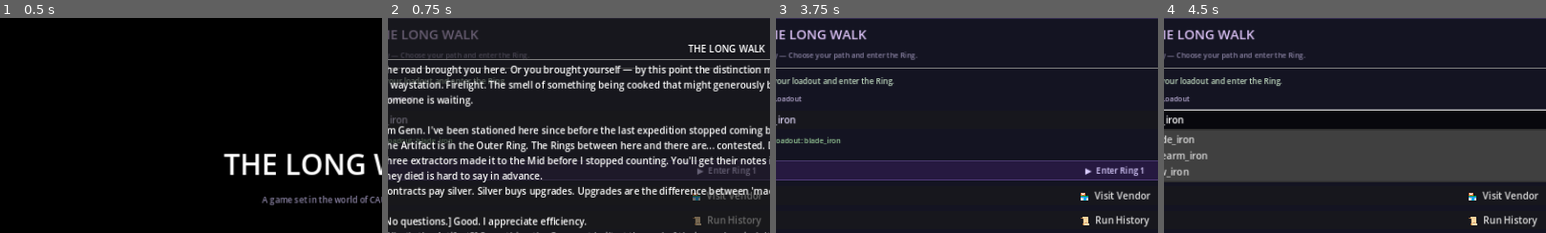
Above: before the commit, frames 1-4 (left to right).
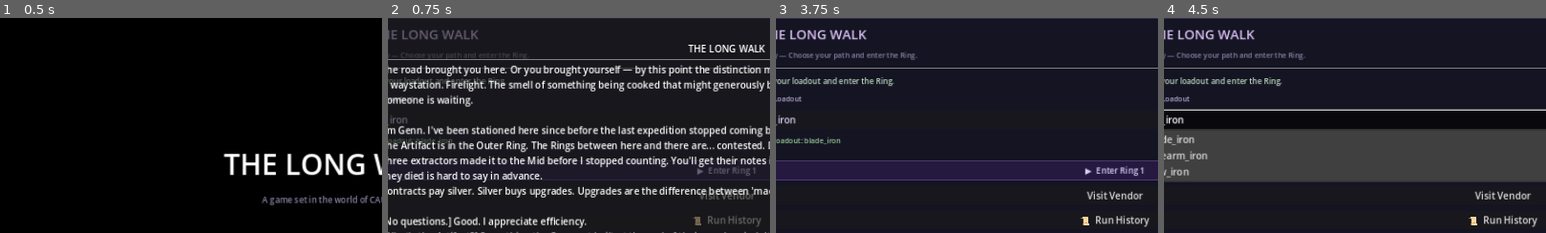
Above: after the commit, the same moments.

Repository: cbradshaw11/game-concept
Game: Godot game, scene res://scenes/main.tscn
Two runs of this game, one before a commit and one after it. Both use one fixed random seed, a clock stepped at 60 frames per second and the inputs below.
Inputs:
- Up to frame 1 (0.5 s): no input
- Up to frame 2 (0.75 s): click "Begin" at 0.5 s
- Up to frame 3 (3.75 s): click "🏪 Visit Vendor" (after the commit: "Visit Vendor") at 1.25 s; click "▶ Enter Ring 1" at 2 s; click "▶ Enter Ring 1" at 2.75 s; click "Continue →" at 3.5 s
- Up to frame 4 (4.5 s): click "blade_iron" at 4.25 s
The pictures show only the part of the screen within x 6-56%, y 0-50%; the shares and areas given below are measured in that part.

Frame 1 is identical in both runs. In frame 2, 0.3% of the frame differs, in the area x 79-98%, y 80-85%; in frame 3, 0.5%; in frame 4, 0.5%.

Commit message:
feat: M22 upgrade shop polish — economy balance, flavorful descriptions, category grouping, purchase feedback
- Rewrite vendor_upgrades.json: evocative names (Iron Constitution, Honed Edge,
  Runner's Wrap, Steady Nerve), one-sentence flavorful descriptions, Genn lore_notes,
  category field (combat/survival/mobility)
- Economy rebalance: minor upgrades at 65 silver, majors at 120-130.
  Inner ring (72 yield) affords 1 minor; mid (144) affords 1 major or 2 minor;
  outer (265) affords 2 majors. Every purchase is a real decision.
- Vendor UI grouped by category with visual headers
- Purchased upgrades show "Owned (MAX)" or "Owned Lv X" with dimmed/green styling
- Genn reacts to purchases with 2.5s auto-dismissing toast (non-blocking)
- 3 test files, 42 assertions, all green

Co-Authored-By: Claude Opus 4.6 (1M context) <noreply@anthropic.com>

Diff:
--- a/game/data/vendor_upgrades.json
+++ b/game/data/vendor_upgrades.json
@@ -2,36 +2,44 @@
   "vendor_upgrades": [
     {
       "id": "iron_will",
-      "name": "Iron Will",
-      "description": "+20 max HP",
-      "cost": 50,
+      "name": "Iron Constitution",
+      "description": "Reinforced chest binding. Absorbs 20 extra points of punishment per level.",
+      "lore_note": "Genn keeps these behind the counter. Not everyone earns one.",
+      "category": "survival",
+      "cost": 120,
       "max_level": 3,
       "stat": "max_hp",
       "bonus_per_level": 20
     },
     {
       "id": "swift_feet",
-      "name": "Swift Feet",
-      "description": "+10 max stamina",
-      "cost": 40,
+      "name": "Runner's Wrap",
+      "description": "Treated ankle bindings. Your lungs last 10 points longer when it matters.",
+      "lore_note": "More stamina means more dodges. More dodges means more living.",
+      "category": "mobility",
+      "cost": 65,
       "max_level": 3,
       "stat": "max_stamina",
       "bonus_per_level": 10
     },
     {
       "id": "sharp_edge",
-      "name": "Sharp Edge",
-      "description": "+15% attack damage",
-      "cost": 60,
+      "name": "Honed Edge",
+      "description": "Weighted grip tape. Your strikes carry 15% more force per level.",
+      "lore_note": "The last extractor who used this made it to the Outer twice.",
+      "category": "combat",
+      "cost": 130,
       "max_level": 3,
       "stat": "attack_damage_pct",
       "bonus_per_level": 15
     },
     {
       "id": "iron_poise",
-      "name": "Iron Poise",
-      "description": "+20 max poise",
-      "cost": 45,
+      "name": "Steady Nerve",
+      "description": "Dampening weave for your boots. Holds you upright when they try to break your stance.",
+      "lore_note": "Flinching gets people killed out there. This helps.",
+      "category": "survival",
+      "cost": 65,
       "max_level": 3,
       "stat": "max_poise",
       "bonus_per_level": 20
--- a/game/scripts/main.gd
+++ b/game/scripts/main.gd
@@ -160,6 +160,9 @@
 	if purchased:
 		_save_state()
 		flow_ui.refresh_vendor()
+		# M22 — Show Genn purchase reaction toast
+		var purchase_line := get_vendor_purchase_line()
+		flow_ui.show_vendor_purchase_toast(purchase_line)
 
 func _ensure_combat_arena() -> void:
 	if combat_arena != null:
--- /dev/null
+++ b/game/scripts/tests/m22/economy_balance_test.gd
@@ -0,0 +1,111 @@
+## M22 Test: Economy balance — verify silver yields vs upgrade prices
+## Inner ring yield >= cheapest upgrade; outer ring yield >= 2x most expensive
+extends SceneTree
+
+func _load_json(path: String) -> Variant:
+	if not FileAccess.file_exists(path):
+		return null
+	var raw := FileAccess.get_file_as_string(path)
+	return JSON.parse_string(raw)
+
+func _initialize() -> void:
+	var passed := 0
+	var failed := 0
+
+	var vdata: Variant = _load_json("res://data/vendor_upgrades.json")
+	var rdata: Variant = _load_json("res://data/rings.json")
+	var tdata: Variant = _load_json("res://data/encounter_templates.json")
+
+	if vdata == null or rdata == null or tdata == null:
+		printerr("FAIL: could not load required JSON files")
+		quit(1)
+		return
+
+	var upgrades: Array = vdata.get("vendor_upgrades", [])
+	var rings: Array = rdata.get("rings", [])
+	var templates: Array = tdata.get("templates", [])
+
+	# Find cheapest and most expensive upgrade prices
+	var cheapest := 999999
+	var most_expensive := 0
+	for upg in upgrades:
+		var cost := int(upg.get("cost", 0))
+		if cost < cheapest:
+			cheapest = cost
+		if cost > most_expensive:
+			most_expensive = cost
+
+	if cheapest > 0 and most_expensive > 0:
+		print("PASS: cheapest upgrade = %d, most expensive = %d" % [cheapest, most_expensive])
+		passed += 1
+	else:
+		printerr("FAIL: invalid upgrade prices (cheapest=%d, expensive=%d)" % [cheapest, most_expensive])
+		failed += 1
+
+	# Calculate minimum silver yield per ring (using smallest encounter template enemy count)
+	# Reward formula: base_loot = 12 * enemy_count * loot_multiplier per encounter
+	var ring_yields: Dictionary = {}  # ring_id -> minimum total silver for full clear
+	for ring in rings:
+		var ring_id := str(ring.get("id", ""))
+		if not bool(ring.get("combat_enabled", false)):
+			continue
+		var loot_mult := float(ring.get("loot_multiplier", 1.0))
+		var contract_target := int(ring.get("contract_target", 3))
+
+		# Find minimum enemy count for this ring's templates
+		var min_enemies := 99
+		for tmpl in templates:
+			if str(tmpl.get("ring", "")) == ring_id:
+				var enemy_count := int(tmpl.get("enemy_ids", []).size())
+				if enemy_count < min_enemies:
+					min_enemies = enemy_count
+		if min_enemies == 99:
+			min_enemies = 1  # fallback
+
+		var per_encounter := int(round(12 * min_enemies * loot_mult))
+		var total := per_encounter * contract_target
+		ring_yields[ring_id] = total
+		print("PASS: %s minimum yield = %d silver (%d encounters x %d per)" % [ring_id, total, contract_target, per_encounter])
+		passed += 1
+
+	# Inner ring yield >= cheapest upgrade
+	var inner_yield: int = int(ring_yields.get("inner", 0))
+	if inner_yield >= cheapest:
+		print("PASS: inner ring yield (%d) >= cheapest upgrade (%d)" % [inner_yield, cheapest])
+		passed += 1
+	else:
+		printerr("FAIL: inner ring yield (%d) < cheapest upgrade (%d)" % [inner_yield, cheapest])
+		failed += 1
+
+	# Mid ring yield >= most expensive (1 major OR 2 minor)
+	var mid_yield: int = int(ring_yields.get("mid", 0))
+	if mid_yield >= most_expensive:
+		print("PASS: mid ring yield (%d) >= most expensive upgrade (%d)" % [mid_yield, most_expensive])
+		passed += 1
+	else:
+		printerr("FAIL: mid ring yield (%d) < most expensive upgrade (%d)" % [mid_yield, most_expensive])
+		failed += 1
+
+	# Outer ring yield >= 2x most expensive
+	var outer_yield: int = int(ring_yields.get("outer", 0))
+	if outer_yield >= 2 * most_expensive:
+		print("PASS: outer ring yield (%d) >= 2x most expensive (%d)" % [outer_yield, 2 * most_expensive])
+		passed += 1
+	else:
+		printerr("FAIL: outer ring yield (%d) < 2x most expensive (%d)" % [outer_yield, 2 * most_expensive])
+		failed += 1
+
+	# Scarcity check: inner ring yield should NOT afford 2 major upgrades
+	if inner_yield < 2 * most_expensive:
+		print("PASS: inner ring yield (%d) < 2x expensive (%d) — scarcity maintained" % [inner_yield, 2 * most_expensive])
+		passed += 1
+	else:
+		printerr("FAIL: inner ring too generous (%d >= %d)" % [inner_yield, 2 * most_expensive])
+		failed += 1
+
+	if failed == 0:
+		print("PASS: M22 economy balance test (%d checks)" % passed)
+		quit(0)
+	else:
+		printerr("FAIL: M22 economy balance test (%d failed)" % failed)
+		quit(1)
--- /dev/null
+++ b/game/scripts/tests/m22/shop_ui_test.gd
@@ -0,0 +1,179 @@
+## M22 Test: Shop UI — purchased upgrades show "Owned", unpurchased show price
+## Tests vendor panel construction and refresh logic via data-driven simulation.
+extends SceneTree
+
+func _load_json(path: String) -> Variant:
+	if not FileAccess.file_exists(path):
+		return null
+	var raw := FileAccess.get_file_as_string(path)
+	return JSON.parse_string(raw)
+
+func _initialize() -> void:
+	var passed := 0
+	var failed := 0
+
+	var vdata: Variant = _load_json("res://data/vendor_upgrades.json")
+	if vdata == null or typeof(vdata) != TYPE_DICTIONARY:
+		printerr("FAIL: vendor_upgrades.json missing or invalid")
+		quit(1)
+		return
+
+	var upgrades: Array = vdata.get("vendor_upgrades", [])
+
+	# ── T6: Verify "Owned" display logic ──────────────────────────────────────
+	# Simulate the _refresh_vendor_ui logic with mock state
+
+	# Scenario 1: Unpurchased upgrade shows price
+	var upg_0: Dictionary = upgrades[0]
+	var cost_0 := int(upg_0.get("cost", 0))
+	var max_level_0 := int(upg_0.get("max_level", 1))
+	var current_level_0 := 0  # not purchased
+	var banked := 500
+
+	var is_maxed := current_level_0 >= max_level_0
+	var can_buy := not is_maxed and banked >= cost_0
+	var btn_text := ""
+	if is_maxed:
+		btn_text = "Owned (MAX)"
+	elif current_level_0 > 0:
+		btn_text = "Owned Lv %d — Upgrade (%d)" % [current_level_0, cost_0]
+	else:
+		btn_text = "Buy (%d)" % cost_0
+
+	if btn_text.begins_with("Buy"):
+		print("PASS: unpurchased upgrade shows price 'Buy (%d)'" % cost_0)
+		passed += 1
+	else:
+		printerr("FAIL: unpurchased upgrade should show Buy, got '%s'" % btn_text)
+		failed += 1
+
+	if can_buy:
+		print("PASS: unpurchased upgrade is buyable with %d silver" % banked)
+		passed += 1
+	else:
+		printerr("FAIL: should be able to buy with %d silver" % banked)
+		failed += 1
+
+	# Scenario 2: Partially purchased upgrade shows "Owned Lv X"
+	current_level_0 = 1
+	is_maxed = current_level_0 >= max_level_0
+	if is_maxed:
+		btn_text = "Owned (MAX)"
+	elif current_level_0 > 0:
+		btn_text = "Owned Lv %d — Upgrade (%d)" % [current_level_0, cost_0]
+	else:
+		btn_text = "Buy (%d)" % cost_0
+
+	if "Owned Lv 1" in btn_text:
+		print("PASS: partially purchased shows 'Owned Lv 1'")
+		passed += 1
+	else:
+		printerr("FAIL: partially purchased should show Owned Lv 1, got '%s'" % btn_text)
+		failed += 1
+
+	# Scenario 3: Maxed upgrade shows "Owned (MAX)" and is disabled
+	current_level_0 = max_level_0
+	is_maxed = current_level_0 >= max_level_0
+	can_buy = not is_maxed and banked >= cost_0
+	if is_maxed:
+		btn_text = "Owned (MAX)"
+	elif current_level_0 > 0:
+		btn_text = "Owned Lv %d — Upgrade (%d)" % [current_level_0, cost_0]
+	else:
+		btn_text = "Buy (%d)" % cost_0
+
+	if btn_text == "Owned (MAX)":
+		print("PASS: maxed upgrade shows 'Owned (MAX)'")
+		passed += 1
+	else:
+		printerr("FAIL: maxed should show Owned (MAX), got '%s'" % btn_text)
+		failed += 1
+
+	if not can_buy:
+		print("PASS: maxed upgrade is disabled (can_buy=false)")
+		passed += 1
+	else:
+		printerr("FAIL: maxed upgrade should not be buyable")
+		failed += 1
+
+	# Scenario 4: Insufficient funds — unpurchased but can't afford
+	current_level_0 = 0
+	banked = 5  # not enough
+	is_maxed = current_level_0 >= max_level_0
+	can_buy = not is_maxed and banked >= cost_0
+	if not can_buy:
+		print("PASS: insufficient funds disables purchase (banked=%d, cost=%d)" % [banked, cost_0])
+		passed += 1
+	else:
+		printerr("FAIL: should not be able to buy with %d silver" % banked)
+		failed += 1
+
+	# ── T4: Verify category grouping data ─────────────────────────────────────
+	# All upgrades should have a category field
+	var all_have_category := true
+	for upg in upgrades:
+		if not upg.has("category") or str(upg.get("category", "")) == "":
+			all_have_category = false
+			printerr("FAIL: upgrade '%s' missing category" % str(upg.get("id", "?")))
+			failed += 1
+
+	if all_have_category:
+		print("PASS: all upgrades have category field")
+		passed += 1
+
+	# Categories should group correctly (at least 2 distinct)
+	var cats: Array = []
+	for upg in upgrades:
+		var cat := str(upg.get("category", ""))
+		if cat not in cats:
+			cats.append(cat)
+	if cats.size() >= 2:
+		print("PASS: %d distinct categories for grouping" % cats.size())
+		passed += 1
+	else:
+		printerr("FAIL: need >= 2 categories for grouping, got %d" % cats.size())
+		failed += 1
+
+	# ── Verify flow_ui.gd has vendor toast method ─────────────────────────────
+	var flow_script := FileAccess.get_file_as_string("res://scripts/ui/flow_ui.gd")
+	if flow_script == null or flow_script == "":
+		printerr("FAIL: could not read flow_ui.gd")
+		failed += 1
+	else:
+		if "show_vendor_purchase_toast" in flow_script:
+			print("PASS: flow_ui.gd has show_vendor_purchase_toast method")
+			passed += 1
+		else:
+			printerr("FAIL: flow_ui.gd missing show_vendor_purchase_toast method")
+			failed += 1
+
+		if "VendorToast" in flow_script:
+			print("PASS: flow_ui.gd creates VendorToast label")
+			passed += 1
+		else:
+			printerr("FAIL: flow_ui.gd missing VendorToast creation")
+			failed += 1
+
+		# Verify category headers in vendor setup
+		if "COMBAT" in flow_script and "SURVIVAL" in flow_script:
+			print("PASS: flow_ui.gd has category headers")
+			passed += 1
+		else:
+			printerr("FAIL: flow_ui.gd missing category headers")
+			failed += 1
+
+	# Verify main.gd wires toast after purchase
+	var main_script := FileAccess.get_file_as_string("res://scripts/main.gd")
+	if main_script != null and "show_vendor_purchase_toast" in main_script:
+		print("PASS: main.gd wires vendor purchase toast")
+		passed += 1
+	else:
+		printerr("FAIL: main.gd missing vendor purchase toast wiring")
+		failed += 1
+
+	if failed == 0:
+		print("PASS: M22 shop UI test (%d checks)" % passed)
+		quit(0)
+	else:
+		printerr("FAIL: M22 shop UI test (%d failed)" % failed)
+		quit(1)
--- /dev/null
+++ b/game/scripts/tests/m22/upgrade_data_test.gd
@@ -0,0 +1,97 @@
+## M22 Test: Verify upgrade data — names, descriptions, categories, prices
+extends SceneTree
+
+func _load_json(path: String) -> Variant:
+	if not FileAccess.file_exists(path):
+		return null
+	var raw := FileAccess.get_file_as_string(path)
+	return JSON.parse_string(raw)
+
+func _initialize() -> void:
+	var passed := 0
+	var failed := 0
+
+	var vdata: Variant = _load_json("res://data/vendor_upgrades.json")
+	if vdata == null or typeof(vdata) != TYPE_DICTIONARY:
+		printerr("FAIL: vendor_upgrades.json missing or invalid")
+		quit(1)
+		return
+
+	var upgrades: Array = vdata.get("vendor_upgrades", [])
+
+	# At least 4 upgrades
+	if upgrades.size() >= 4:
+		print("PASS: vendor_upgrades has >= 4 entries (%d)" % upgrades.size())
+		passed += 1
+	else:
+		printerr("FAIL: vendor_upgrades needs >= 4 entries, got %d" % upgrades.size())
+		failed += 1
+
+	var valid_categories := ["combat", "survival", "mobility"]
+
+	for upg in upgrades:
+		var upg_id := str(upg.get("id", "?"))
+
+		# name field exists and is not the id
+		var upg_name := str(upg.get("name", ""))
+		if upg_name != "" and upg_name != upg_id:
+			print("PASS: %s has descriptive name '%s'" % [upg_id, upg_name])
+			passed += 1
+		else:
+			printerr("FAIL: %s name is missing or matches id" % upg_id)
+			failed += 1
+
+		# description field exists and is > 10 chars (not just "+20 max HP")
+		var desc := str(upg.get("description", ""))
+		if desc.length() > 10:
+			print("PASS: %s has description (%d chars)" % [upg_id, desc.length()])
+			passed += 1
+		else:
+			printerr("FAIL: %s description too short or missing ('%s')" % [upg_id, desc])
+			failed += 1
+
+		# category field exists and is valid
+		var cat := str(upg.get("category", ""))
+		if cat in valid_categories:
+			print("PASS: %s has valid category '%s'" % [upg_id, cat])
+			passed += 1
+		else:
+			printerr("FAIL: %s has invalid/missing category '%s'" % [upg_id, cat])
+			failed += 1
+
+		# price > 0
+		var cost := int(upg.get("cost", 0))
+		if cost > 0:
+			print("PASS: %s price is %d (> 0)" % [upg_id, cost])
+			passed += 1
+		else:
+			printerr("FAIL: %s price must be > 0, got %d" % [upg_id, cost])
+			failed += 1
+
+		# required mechanical fields
+		if upg.has("stat") and upg.has("bonus_per_level") and upg.has("max_level"):
+			print("PASS: %s has stat/bonus/max_level fields" % upg_id)
+			passed += 1
+		else:
+			printerr("FAIL: %s missing mechanical fields" % upg_id)
+			failed += 1
+
+	# Verify at least 2 categories are represented
+	var seen_cats: Array = []
+	for upg in upgrades:
+		var cat := str(upg.get("category", ""))
+		if cat != "" and cat not in seen_cats:
+			seen_cats.append(cat)
+	if seen_cats.size() >= 2:
+		print("PASS: upgrades span %d categories (%s)" % [seen_cats.size(), ", ".join(PackedStringArray(seen_cats))])
+		passed += 1
+	else:
+		printerr("FAIL: upgrades need >= 2 categories, got %d" % seen_cats.size())
+		failed += 1
+
+	if failed == 0:
+		print("PASS: M22 upgrade data test (%d checks)" % passed)
+		quit(0)
+	else:
+		printerr("FAIL: M22 upgrade data test (%d failed)" % failed)
+		quit(1)
--- a/game/scripts/ui/flow_ui.gd
+++ b/game/scripts/ui/flow_ui.gd
@@ -25,6 +25,8 @@
 var vendor_panel: PanelContainer = null
 var vendor_loot_label: Label = null
 var vendor_upgrade_buttons: Dictionary = {}  # upgrade_id -> Button
+var vendor_upgrade_labels: Dictionary = {}  # upgrade_id -> Label (row label)
+var _vendor_toast: Label = null
 
 # Victory / Death / Modifier / Run Summary panels (created dynamically)
 var victory_panel: PanelContainer = null
@@ -721,53 +723,85 @@
 	prep_vbox.add_child(btn3)
 
 func _setup_vendor_panel() -> void:
-	# Build a simple vendor panel as a sibling of PrepScreen
+	# Build a vendor panel as a sibling of PrepScreen, grouped by category
 	vendor_panel = PanelContainer.new()
 	vendor_panel.name = "VendorPanel"
 	vendor_panel.visible = false
 	vendor_panel.set_anchors_preset(Control.PRESET_FULL_RECT)
 	add_child(vendor_panel)
 
+	var margin := MarginContainer.new()
+	margin.add_theme_constant_override("margin_left", 40)
+	margin.add_theme_constant_override("margin_right", 40)
+	margin.add_theme_constant_override("margin_top", 20)
+	margin.add_theme_constant_override("margin_bottom", 20)
+	vendor_panel.add_child(margin)
+
 	var vbox := VBoxContainer.new()
-	vendor_panel.add_child(vbox)
+	vbox.name = "VendorVBox"
+	margin.add_child(vbox)
 
 	var title := Label.new()
-	title.text = "🏪  VENDOR — Spend your loot"
+	title.text = "VENDOR — Spend your silver"
 	vbox.add_child(title)
 
 	vendor_loot_label = Label.new()
-	vendor_loot_label.text = "Loot: 0"
+	vendor_loot_label.text = "Silver: 0"
 	vbox.add_child(vendor_loot_label)
 
 	var sep := HSeparator.new()
 	vbox.add_child(sep)
 
-	# Upgrade buttons
-	for upg in DataStore.get_vendor_upgrades():
-		var upg_id := str(upg.get("id", ""))
-		var upg_name := str(upg.get("name", upg_id))
-		var upg_desc := str(upg.get("description", ""))
-		var upg_cost := int(upg.get("cost", 0))
-		var max_level := int(upg.get("max_level", 1))
-
-		var row := HBoxContainer.new()
-		vbox.add_child(row)
-
-		var lbl := Label.new()
-		lbl.text = "%s — %s  (cost: %d loot, max %d)" % [upg_name, upg_desc, upg_cost, max_level]
-		lbl.size_flags_horizontal = Control.SIZE_EXPAND_FILL
-		row.add_child(lbl)
-
-		var btn := Button.new()
-		btn.name = "VendorBtn_" + upg_id
-		btn.text = "Buy"
-		var cap_id := upg_id  # capture for lambda
-		btn.pressed.connect(func(): _on_vendor_button_pressed(cap_id))
-		row.add_child(btn)
-		vendor_upgrade_buttons[upg_id] = btn
+	# Group upgrades by category
+	var upgrades := DataStore.get_vendor_upgrades()
+	var by_category: Dictionary = {}  # category -> Array of upgrade dicts
+	for upg in upgrades:
+		var cat := str(upg.get("category", "other"))
+		if not by_category.has(cat):
+			by_category[cat] = []
+		by_category[cat].append(upg)
+
+	var category_order := ["combat", "survival", "mobility"]
+	var category_labels := {"combat": "COMBAT", "survival": "SURVIVAL", "mobility": "MOBILITY"}
+	for cat in category_order:
+		if not by_category.has(cat):
+			continue
+		# Category header
+		var header := Label.new()
+		header.text = "── %s ──" % str(category_labels.get(cat, cat.to_upper()))
+		header.add_theme_font_size_override("font_size", 13)
+		header.add_theme_color_override("font_color", Color(0.7, 0.65, 0.85, 1.0))
+		vbox.add_child(header)
+
+		for upg in by_category[cat]:
+			var upg_id := str(upg.get("id", ""))
+			var upg_name := str(upg.get("name", upg_id))
+			var upg_desc := str(upg.get("description", ""))
+
+			var row := HBoxContainer.new()
+			vbox.add_child(row)
+
+			var lbl := Label.new()
+			lbl.name = "VendorLbl_" + upg_id
+			lbl.text = "%s — %s" % [upg_name, upg_desc]
+			lbl.size_flags_horizontal = Control.SIZE_EXPAND_FILL
+			lbl.autowrap_mode = TextServer.AUTOWRAP_WORD_SMART
+			row.add_child(lbl)
+
+			var btn := Button.new()
+			btn.name = "VendorBtn_" + upg_id
+			btn.text = "Buy"
+			var cap_id := upg_id
+			btn.pressed.connect(func(): _on_vendor_button_pressed(cap_id))
+			row.add_child(btn)
+			vendor_upgrade_buttons[upg_id] = btn
+			vendor_upgrade_labels[upg_id] = lbl
+
+	var sep2 := HSeparator.new()
+	vbox.add_child(sep2)
 
 	var back_btn := Button.new()
-	back_btn.text = "← Back to Sanctuary"
+	back_btn.text = "<- Back to Sanctuary"
 	back_btn.pressed.connect(func(): _show_prep())
 	vbox.add_child(back_btn)
 
@@ -776,10 +810,9 @@
 	if existing_vendor_btn is Button:
 		existing_vendor_btn.pressed.connect(func(): _show_vendor())
 	else:
-		# Add a vendor button to prep vbox
 		var vendor_nav_btn := Button.new()
 		vendor_nav_btn.name = "VendorButton"
-		vendor_nav_btn.text = "🏪  Visit Vendor"
+		vendor_nav_btn.text = "Visit Vendor"
 		vendor_nav_btn.pressed.connect(func():
 			_play_click()
 			_show_vendor()
@@ -822,7 +855,7 @@
 
 func _refresh_vendor_ui() -> void:
 	if vendor_loot_label:
-		vendor_loot_label.text = "Loot available: %d" % GameState.banked_loot
+		vendor_loot_label.text = "Silver available: %d" % GameState.banked_loot
 
 	for upg_id in vendor_upgrade_buttons:
 		var btn: Button = vendor_upgrade_buttons[upg_id]
@@ -830,9 +863,56 @@
 		var cost := int(upg.get("cost", 9999))
 		var max_level := int(upg.get("max_level", 1))
 		var current_level := GameState.get_upgrade_level(upg_id)
-		var can_buy := current_level < max_level and GameState.banked_loot >= cost
-		btn.text = "Buy (Lv %d/%d)" % [current_level, max_level]
-		btn.disabled = not can_buy
+		var is_maxed := current_level >= max_level
+		var can_buy := not is_maxed and GameState.banked_loot >= cost
+
+		if is_maxed:
+			btn.text = "Owned (MAX)"
+			btn.disabled = true
+		elif current_level > 0:
+			btn.text = "Owned Lv %d — Upgrade (%d)" % [current_level, cost]
+			btn.disabled = not can_buy
+		else:
+			btn.text = "Buy (%d)" % cost
+			btn.disabled = not can_buy
+
+		# Update label styling for owned upgrades
+		if vendor_upgrade_labels.has(upg_id):
+			var lbl: Label = vendor_upgrade_labels[upg_id]
+			if is_maxed:
+				lbl.add_theme_color_override("font_color", Color(0.5, 0.5, 0.5, 0.7))
+			elif current_level > 0:
+				lbl.add_theme_color_override("font_color", Color(0.6, 0.8, 0.6, 1.0))
+			else:
+				lbl.remove_theme_color_override("font_color")
+
+# ── M22 — Genn purchase toast ─────────────────────────────────────────────────
+
+func show_vendor_purchase_toast(line: String) -> void:
+	if line == "":
+		return
+	# Clean up any existing vendor toast
+	if _vendor_toast != null and is_instance_valid(_vendor_toast):
+		_vendor_toast.queue_free()
+	_vendor_toast = Label.new()
+	_vendor_toast.name = "VendorToast"
+	_vendor_toast.text = "Genn: \"%s\"" % line
+	_vendor_toast.horizontal_alignment = HORIZONTAL_ALIGNMENT_CENTER
+	_vendor_toast.set_anchors_preset(Control.PRESET_BOTTOM_WIDE)
+	_vendor_toast.offset_top = -50
+	_vendor_toast.offset_bottom = -10
+	_vendor_toast.add_theme_font_size_override("font_size", 13)
+	_vendor_toast.add_theme_color_override("font_color", Color(0.85, 0.8, 0.65, 1.0))
+	_vendor_toast.autowrap_mode = TextServer.AUTOWRAP_WORD_SMART
+	_vendor_toast.z_index = 5
+	add_child(_vendor_toast)
+	# Auto-dismiss after 2.5 seconds
+	var timer := get_tree().create_timer(2.5)
+	var toast_ref := _vendor_toast
+	timer.timeout.connect(func():
+		if is_instance_valid(toast_ref):
+			toast_ref.queue_free()
+	)
 
 func _show_run_history() -> void:
 	# Display run history in prep_status for simplicity
Not shown, changed: scripts/ci/headless_tests.sh
Not shown, added: tasks/milestones/M22-shop-polish.md
